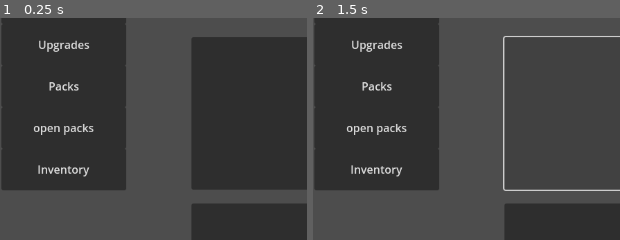
Above: before the commit, frames 1-2 (left to right).
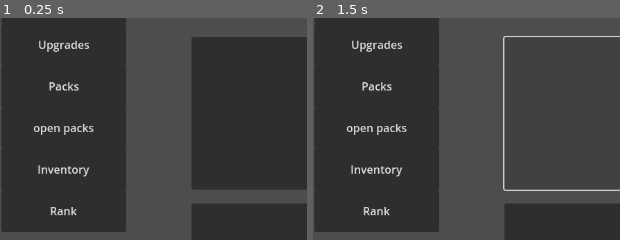
Above: after the commit, the same moments.

Repository: theepicb/MtgGame
Game: Godot game, scene res://main.tscn
Same seed, same stepped clock (60 frames per second), same inputs: the game is played once before the commit and once after it.
Inputs:
- Up to frame 1 (0.25 s): no input
- Up to frame 2 (1.5 s): click "$50000.00 0%" at 0.5 s; click "$50000.01 0%" at 1.25 s
The pictures show only the part of the screen within x 0-50%, y 9-59%; the shares and areas given below are measured in that part.

The runs differ from the first frame. In frame 1, 7.4% of the frame differs, in the area x 0-42%, y 77-97%; in frame 2, 7.4%.

Commit message:
-started work on ranks and changed how player luck works
-started work on ranks

-removed rvr from being automatically unlocked

-luck is now applied additively to odds to stop cascading increases of luck

-fixed bug where money per second and money multiplier wasnt saved

-fixed bug where march aftermath card image directory wouldnt be made

Diff:
--- a/achievements.gd
+++ b/achievements.gd
@@ -57,7 +57,7 @@
 		"woe_draft":
 			match ID:
 				0:
-					upgrade_manager.generateNewUpgrade(upgrade_manager.packUpgrades.get("PU2"))
+					upgrade_manager.generateNewUpgrade(upgrade_manager.packUpgrades.get("PL0"))
 				1:
 					upgrade_manager.generateNewUpgrade(upgrade_manager.openingUpgradesWoe.get("woe_d0"))
 				2:
--- a/main.gd
+++ b/main.gd
@@ -23,24 +23,15 @@
 		get_tree().quit()
 
 func save_game():
-	var inv = []
-
-	for item in Player.cardInventory:
-		inv.append(item.returnDictionary())
-
 	var data = {
 		"version": version,
 		"Money_Clicker": {
 			"money_per_click": $Money_Clicker.money_per_click,
 			"combo_wait_time": $Money_Clicker.combo_wait_time,
-			"money_per_second": $Money_Clicker.money_per_second
+			"money_per_second": $Money_Clicker.money_per_second,
+			"money_multiplier": $Money_Clicker.money_multiplier,
 		},
-		"Player": {
-			"inventory": inv,
-			"money": Player.money,
-			"xp": Player.xp,
-			"level": Player.level,
-		},
+		"Player": Player.returnDictionary(),
 		"Upgrades": {
 			"avaliable": $Upgrades/Upgrade_Data.returnDictionaryAvaliable(),
 			"purchased": $Upgrades/Upgrade_Data.returnDictionaryPurchased()
@@ -78,13 +69,8 @@
 func implamentData (data: Dictionary):
 	await get_tree().create_timer(1).timeout
 	updateData(data["version"])
-	# inventory load
-	var inv = data["Player"].get("inventory", [])
-	loadInv(inv)
-	Player.money = data["Player"].get("money", 0)
+	Player.setDictionary(data["Player"])
 	$Money_Clicker.updateText()
-	Player.xp = data["Player"].get("xp", 0)
-	Player.level = int(data["Player"].get("level", 1))
 	$CanvasLayer/level_Label.setText()
 	var avaliableUpgrades = data["Upgrades"].get("avaliable", [])
 	var purchasedUpgrades = data["Upgrades"].get("purchased", [])
@@ -94,22 +80,12 @@
 	$Pack_Screen.setDictionary(data["Packs"])
 	$Money_Clicker.money_per_click = data["Money_Clicker"].get("money_per_click", 0.01)
 	$Money_Clicker.combo_wait_time = data["Money_Clicker"].get("combo_wait_time", 1)
-	$Money_Clicker.money_per_second = data["Money_Clicker"].get("momey_per_second", 0)
+	$Money_Clicker.money_per_second = data["Money_Clicker"].get("money_per_second", 0)
+	$Money_Clicker.money_multiplier = data["Money_Clicker"].get("money_multiplier", 1)
 	$Pack_Data.setDictionary(data["PackData"])
 	pass
 
-func loadInv(list: Array):
-	for item in list:
-		var tempCard = Card.new(item["count"], item["ID"], item["foil"], item["image_path"], Vector2(0, 0), item["serial"], item["serialNum"], item["serialMax"])
-		if item["serial"]:
-			tempCard.serialise(item["serialNum"], item["serialMax"])
-		tempCard.setPrice(item["price"])
-		tempCard.setName(item["cardName"])
-		tempCard.loadImage()
-		Player.add_child(tempCard)
-		Player.cardInventory.append(tempCard)
-		pass
-	pass
+
 
 func defultLoad ():
 	$Upgrades/Upgrade_Data.start()
@@ -125,6 +101,7 @@
 	$CanvasLayer/Open_Packs_Screen.visible = false
 	$CanvasLayer/Inventory_Button.visible = false
 	$CanvasLayer/level_Label.visible = false
+	$CanvasLayer/Rank_button.visible = false
 	if not FileAccess.file_exists("user://game_data.json"):
 		defultLoad()
 		pass
@@ -144,6 +121,7 @@
 	$CanvasLayer/Open_Packs_Screen.visible = true
 	$CanvasLayer/Inventory_Button.visible = true
 	$CanvasLayer/level_Label.visible = true
+	$CanvasLayer/Rank_button.visible = true
 	pass
 
 func updateData(dataVersion):
--- a/main.tscn
+++ b/main.tscn
@@ -25,6 +25,7 @@
 [ext_resource type="Script" uid="uid://b5eerxm8xvh8f" path="res://level_label.gd" id="17_ryguw"]
 [ext_resource type="Script" uid="uid://pospjktluou6" path="res://woe_data.gd" id="19_82xsv"]
 [ext_resource type="Script" uid="uid://cebj07utgufeb" path="res://wot_data.gd" id="20_getpj"]
+[ext_resource type="Script" uid="uid://dny8hg74tng27" path="res://rank_button.gd" id="20_qsp4k"]
 [ext_resource type="Script" uid="uid://bnvj64q3rrlkh" path="res://cmm_data.gd" id="24_0odxb"]
 [ext_resource type="Script" uid="uid://dtx0056u00xuf" path="res://rvr_data.gd" id="25_lswn8"]
 [ext_resource type="Script" uid="uid://daj8wlnw04tv3" path="res://mom_data.gd" id="27_xuqvo"]
@@ -120,6 +121,11 @@
 offset_bottom = 8.0
 script = ExtResource("13_2cqfq")
 
+[node name="Rank_button" type="Button" parent="CanvasLayer"]
+offset_right = 8.0
+offset_bottom = 8.0
+script = ExtResource("20_qsp4k")
+
 [node name="level_Label" type="Label" parent="CanvasLayer"]
 offset_right = 40.0
 offset_bottom = 23.0
--- a/mat_data.gd
+++ b/mat_data.gd
@@ -17,6 +17,7 @@
 var halomythic = [196, 207, 186,  197, 210, 191, 211, 188, 201, 198, 203, 192, 205, 206, 214, 215, 217, 220, 224, 227, 225]
 
 func grabCard (list: Array, foilEnum: int, posX: float, posY: float, isLast: bool) -> void:
+	preload("res://Card_Grabber.gd")
 	var pos = Vector2(posX, posY)
 	var num = list.pick_random();
 	var grab = Card_Grabber.new(num, set_name, foilEnum, "user://Cards/" + set_name, pos, isLast);
@@ -24,6 +25,7 @@
 	pass
 func _ready() -> void:
 	#grabCard(halouncommon, 1, 0, 0, true)
+	$"..".ensure_directory_exists("user://Cards/mat")
 	pass
 
 func createDraftPack () -> void:
--- a/pack_screen.gd
+++ b/pack_screen.gd
@@ -43,8 +43,6 @@
 	create_pack("woe_col", 45, preload("res://sprites/Packs/woe_collector.png"), 45)
 	create_pack("rvr_draft", 15, preload("res://sprites/Packs/Rvr_draft.png"), 12)
 	create_pack("rvr_col", 75, preload("res://sprites/Packs/Rvr_collector.png"), 75)
-	unlock_pack("rvr_draft")
-	unlock_pack("rvr_col")
 
 	# Layout all unlocked packs
 
--- a/player.gd
+++ b/player.gd
@@ -77,3 +77,39 @@
 	print("started")
 	add_child(grab)
 	pass
+
+func returnDictionary() -> Dictionary:
+	var inv = []
+
+	for item in Player.cardInventory:
+		inv.append(item.returnDictionary())
+	var dict = {
+		"inventory": inv,
+		"money": money,
+		"xp": xp,
+		"level": level,
+		"rank": rank,
+		"rankXP": rankXp
+	}
+	return dict
+
+func setDictionary (dict: Dictionary):
+	var inv = dict.get("inventory", [])
+	loadInv(inv)
+	Player.xp = dict.get("xp", 0)
+	Player.level = int(dict.get("level", 1))
+	Player.money = dict.get("money", 0)
+	pass
+
+func loadInv(list: Array):
+	for item in list:
+		var tempCard = Card.new(item["count"], item["ID"], item["foil"], item["image_path"], Vector2(0, 0), item["serial"], item["serialNum"], item["serialMax"])
+		if item["serial"]:
+			tempCard.serialise(item["serialNum"], item["serialMax"])
+		tempCard.setPrice(item["price"])
+		tempCard.setName(item["cardName"])
+		tempCard.loadImage()
+		Player.add_child(tempCard)
+		Player.cardInventory.append(tempCard)
+		pass
+	pass
--- /dev/null
+++ b/rank_button.gd
@@ -0,0 +1,7 @@
+extends Button
+
+func _ready() -> void:
+	visible = false
+	size = Vector2(180, 60)
+	position = Vector2(2, 305)
+	text = "Rank"
--- a/rvr_data.gd
+++ b/rvr_data.gd
@@ -227,7 +227,7 @@
 
 	var number
 	var key
-	if randf_range(0, 100) + (total_luck * 3) > 1:
+	if randf_range(0, 100) + (total_luck) > 99:
 		key = serial.keys().pick_random()
 		number = $"..".chooseSerialNumber(500, serial[key])
 		if !number == -1:
--- a/upgrade_data.gd
+++ b/upgrade_data.gd
@@ -232,7 +232,15 @@
 	func ():
 		Player.luck += 0.015
 		return true
-]
+],
+"Pl2": [
+	"P21",
+	"slightly increases your over all luck",
+	80,
+	func ():
+		Player.luck += 0.015
+		return true
+],
 }
 
 func returnDictionaryAvaliable ():
--- a/woe_data.gd
+++ b/woe_data.gd
@@ -70,7 +70,7 @@
 	$Wot_data.grabETCardDraft(counter, 0, false)
 	counter += 1
 
-	if ($"..".getLuck() >= 84 / draft_luck):
+	if ($"..".getLuck() >= 84 - draft_luck):
 		grabCard(mythic, 0, $"..".getPosition(counter).x, $"..".getPosition(counter).y, true)
 	else:
 		grabCard(rare, 0, $"..".getPosition(counter).x, $"..".getPosition(counter).y, true)
@@ -113,9 +113,9 @@
 	counter += 1
 
 	packs = ["extendedRare", "extendedMythic"]
-	odds = [84, 16 * collector_luck]
-
-	var foil = getRarityByWeight([0, 1], [50, 50 * collector_luck])
+	odds = [84, 16 + collector_luck]
+
+	var foil = getRarityByWeight([0, 1], [50, 50 + collector_luck])
 	packs = getRarityByWeight(packs, odds)
 	if packs == "extendedRare":
 		var card = extendedRare.pick_random()
@@ -128,12 +128,12 @@
 		grabCard(extendedMythic, foil, $"..".getPosition(counter).x, $"..".getPosition(counter).y, false)
 	counter += 1
 
-	var rarity = getRarityByWeight(["rare", "mythic", "animeRare", "animeMythic"], [73.3, 10 * collector_luck, 6.7 * collector_luck, 10 * collector_luck])
+	var rarity = getRarityByWeight(["rare", "mythic", "animeRare", "animeMythic"], [73.3, 10 * collector_luck, 6.7 + collector_luck, 10 + collector_luck])
 	$Wot_data.getWithRarity(rarity, 1, counter, false)
 	counter += 1
 
 
-	rarity = getRarityByWeight(["extendedRare", extendedMythic, …(74 unchanged characters)… fettiRare", "confettiMythic"], [38.8, 4 * collector_luck, 16.2, 7.7, 24.4, 3.3 * collector_luck, 1.1 * collector_luck, 1.7 * collector_luck, 1.1 * confetti_luck * collector_luck, 1.7 * confetti_luck * collector_luck])
+	rarity = getRarityByWeight(["extendedRare", extendedMythic, …(74 unchanged characters)… fettiRare", "confettiMythic"], [38.8, 4 + collector_luck, 16.2, 7.7, 24.4, 3.3 + collector_luck, 1.1 + collector_luck, 1.7 + collector_luck, 1.1 + confetti_luck + collector_luck, 1.7 + confetti_luck + collector_luck])
 	if rarity is String:
 		if (rarity == "confettiRare" || rarity == "confettiMythic"):
 			$Wot_data.getWithRarity(rarity, 3, counter, true)
Not shown: 1 places in main.tscn that only renumber resources
Not shown, added: rank_button.gd.uid
